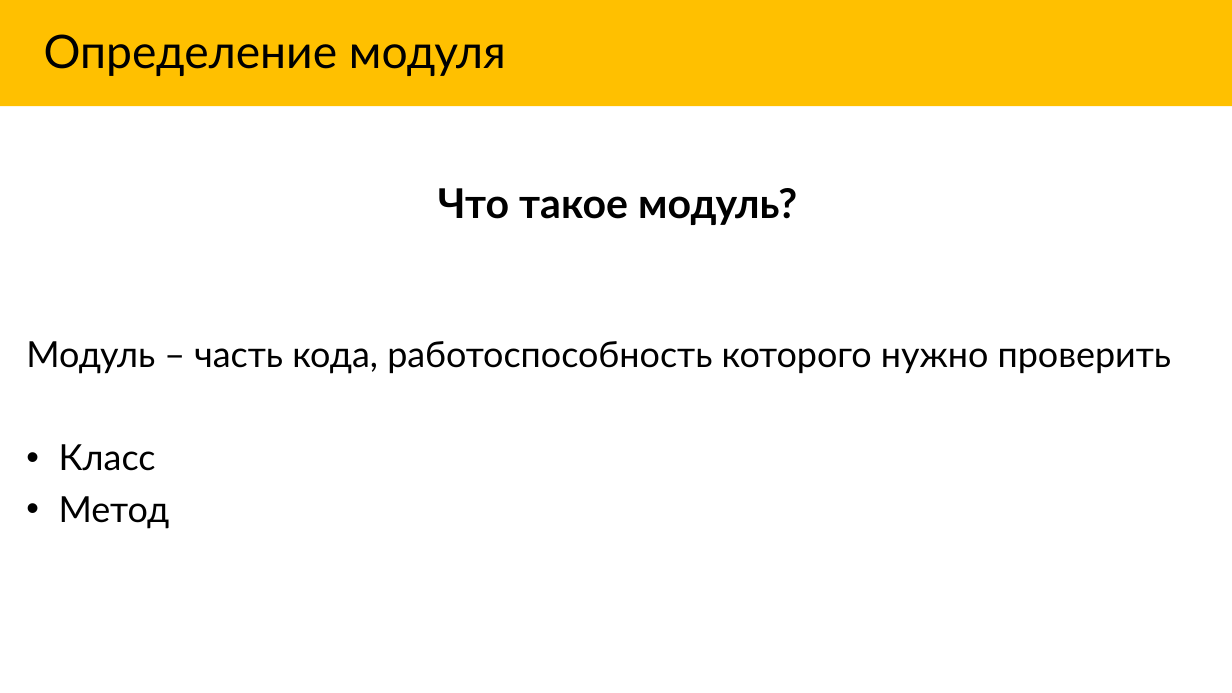
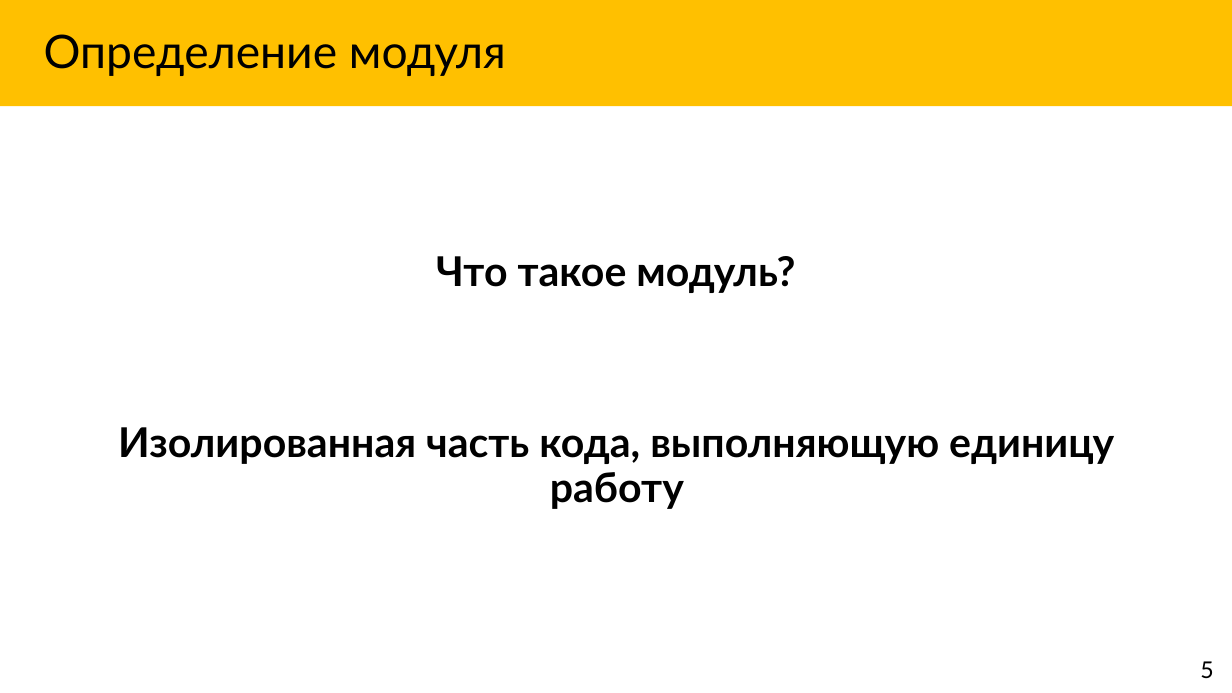
Before and after one commit to Markeli/BugsStrikesBack, a slide deck: slide 5 of docs/Markelow.UnitTests.pptx. Drawn at 1232x693 pixels with LibreOffice and Linux fonts; fonts in the diff are those of the drawing. Boxes give left, top, right and bottom in pixels: in the first picture for what was removed or moved away, otherwise in the second. Text is boxed around its words. In the diff, an @@ line names an element or a change of style, - is before the commit and + after.

```diff
--- a/docs/Markelow.UnitTests.pptx
+++ b/docs/Markelow.UnitTests.pptx
@@ text "Что такое модуль?": place and size @@
-text "Что такое модуль?" at [438, 188, 797, 225]
+text "Что такое модуль?" at [436, 256, 795, 293]
@@ text removed at [26, 341, 1172, 529] @@
-Модуль – часть кода, работоспособность которого нужно проверить
-• Класс
-• Метод
@@ text added at [118, 427, 1114, 509], 32 pt, text #000000, bold @@
+Изолированная часть кода, выполняющую единицу работу
@@ text added at [1200, 661, 1213, 678], 18 pt, text #000000 @@
+5
```
Also in this commit, not shown: 24 other slides changed, 4 slides added, 3 slides removed, 15 other files.
